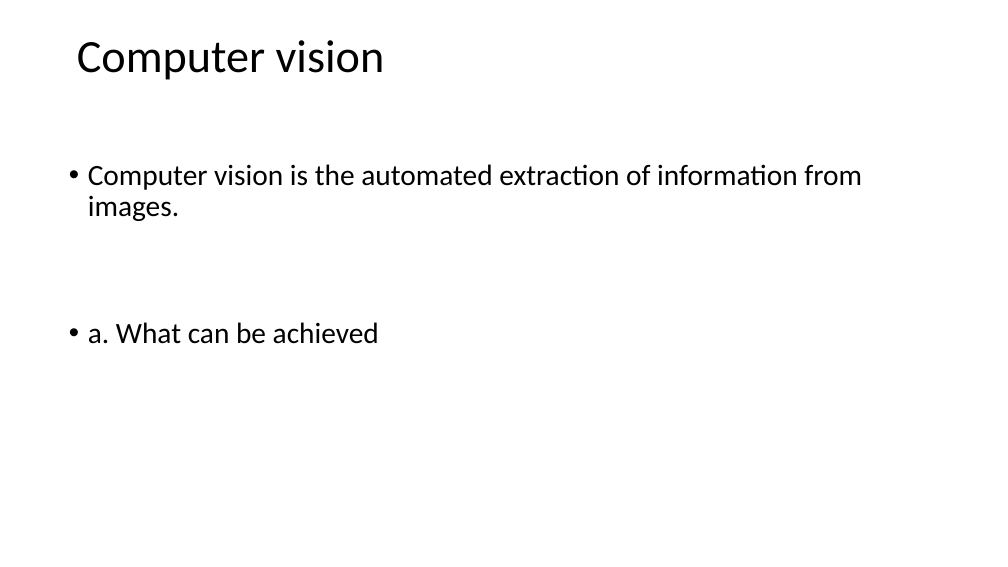
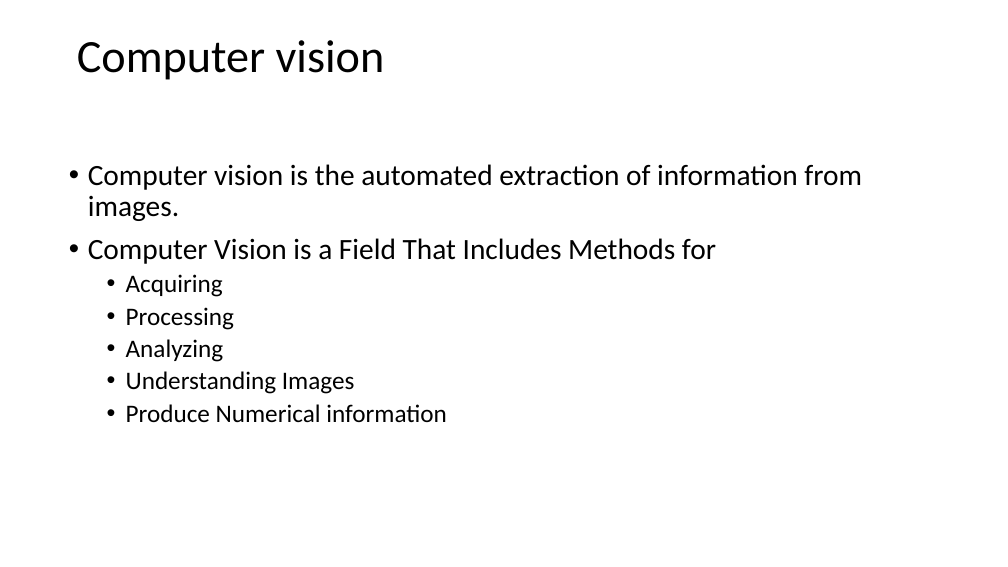
Before and after one commit to Racerxali/Billoo, a slide deck: slide 8 of AI.pptx. Drawn at 1008x567 pixels with LibreOffice and Linux fonts; fonts in the diff are those of the drawing. Boxes give left, top, right and bottom in pixels: in the first picture for what was removed or moved away, otherwise in the second. Text is boxed around its words. In the diff, an @@ line names an element or a change of style, - is before the commit and + after.

```diff
--- a/AI.pptx
+++ b/AI.pptx
@@ text at [88,238,716,422]: text changed; size 28 to 24 pt @@
-• a. What can be achieved
+• Computer Vision is a Field That Includes Methods for
+  • Acquiring
+  • Processing
+  • Analyzing
+  • Understanding Images
+  • Produce Numerical information
```
Also in this commit, not shown: 6 other slides changed, 1 slide added, 5 slides removed.
